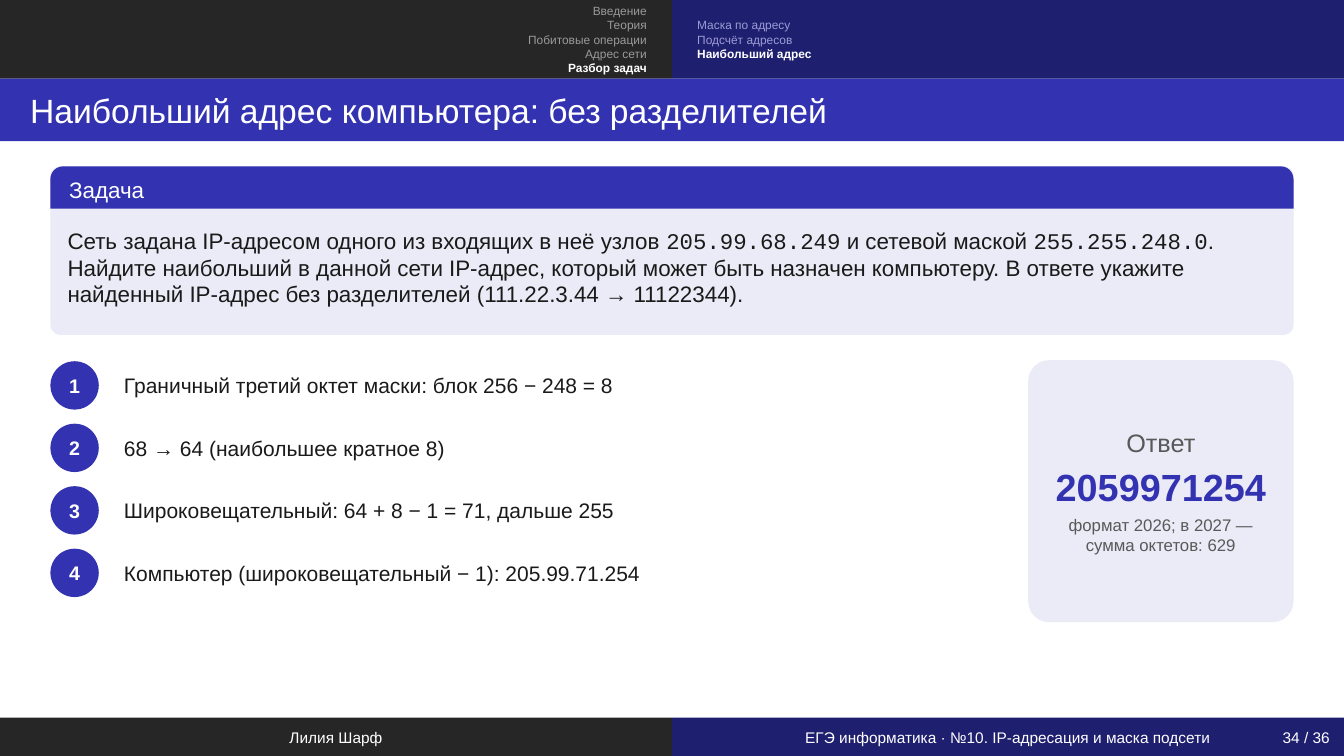
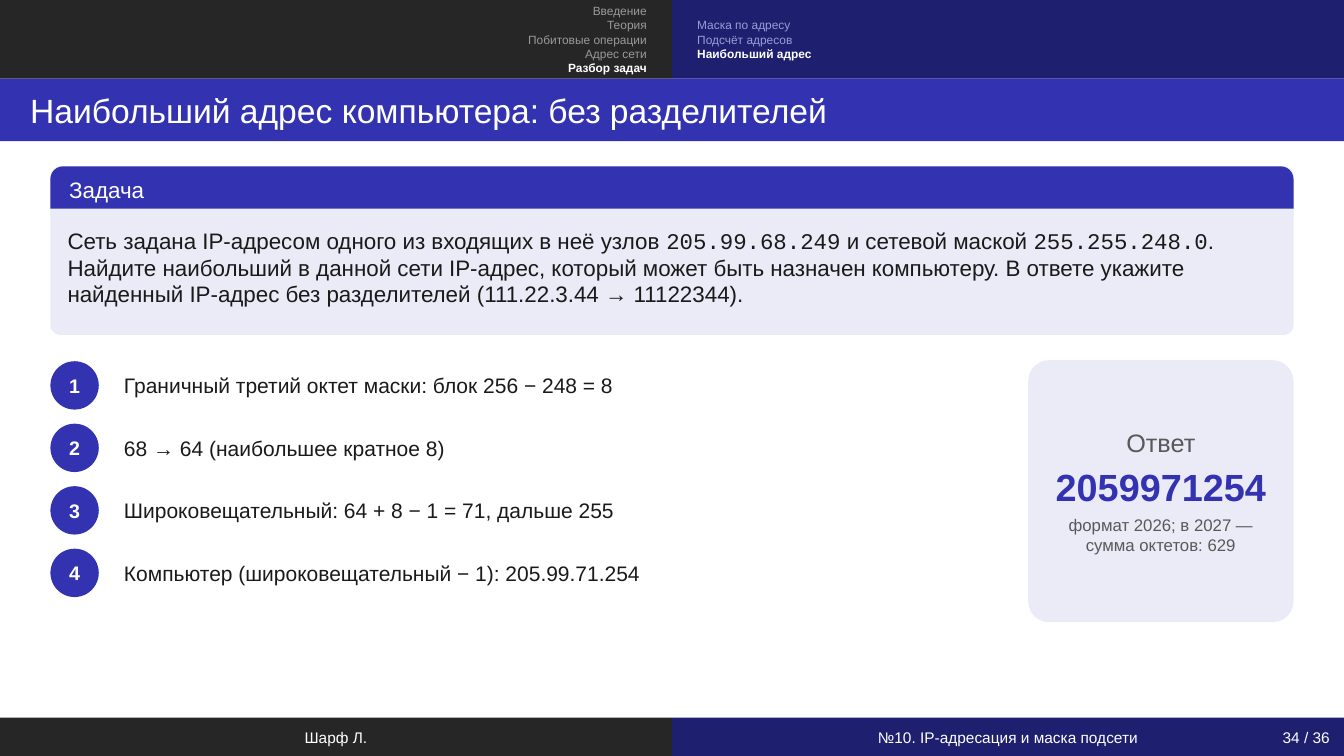
Before and after one commit to scharfff/spbpu-inf-course, a slide deck: slide 34 of Задание_10_IP_адресация/Презентация/N10. Маска подсети. Презентация.pptx. Drawn at 1344x756 pixels with LibreOffice and Linux fonts; fonts in the diff are those of the drawing. Boxes give left, top, right and bottom in pixels: in the first picture for what was removed or moved away, otherwise in the second. Text is boxed around its words. In the diff, an @@ line names an element or a change of style, - is before the commit and + after.

```diff
--- a/Задание_10_IP_адресация/Презентация/N10. Маска подсети. Презентация.pptx
+++ b/Задание_10_IP_адресация/Презентация/N10. Маска подсети. Презентация.pptx
@@ text in rectangle at box(305, 732, 367, 746): text changed @@
-Лилия Шарф
+Шарф Л.
@@ text in rectangle at box(878, 732, 1138, 746): text changed @@
-ЕГЭ информатика · №10. IP-адресация и маска подсети
+№10. IP-адресация и маска подсети
```
Also in this commit, not shown: 35 other slides changed, 26 other files.
